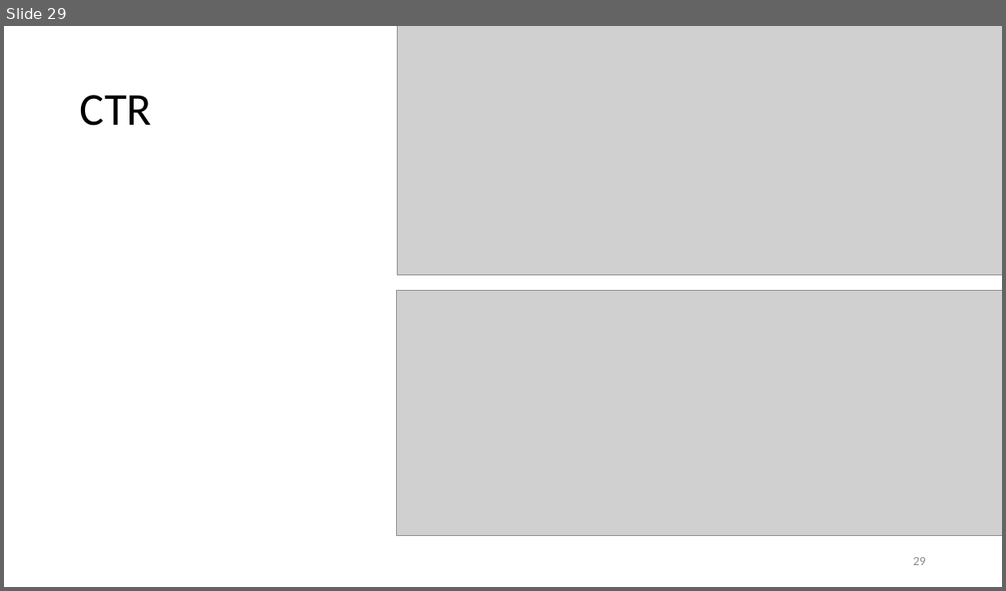
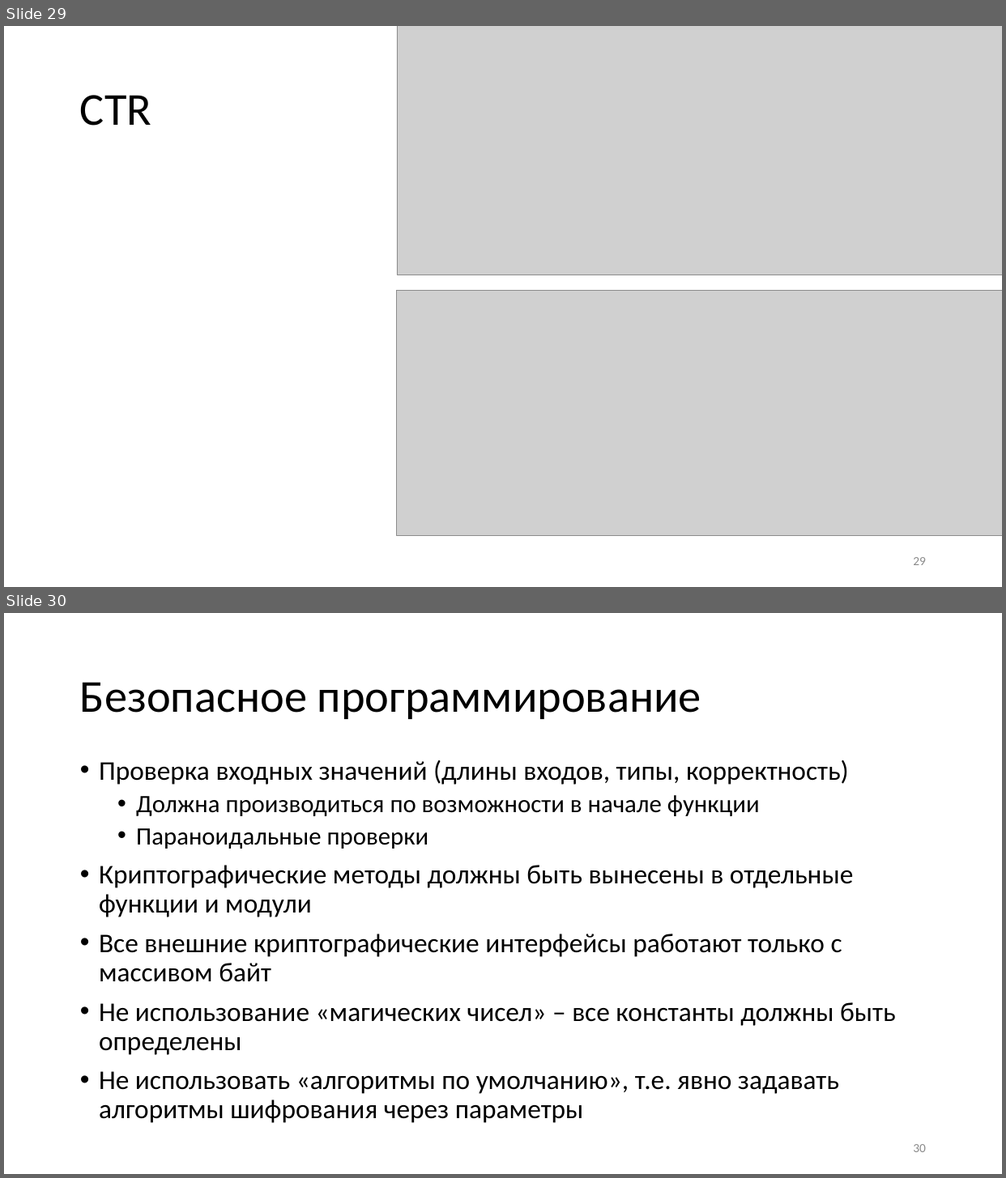
Before and after one commit to GeorgyFirsov-s-forks/CryptoLectures, a slide deck: Lectures/BlockCiphersLite.pptx. Shown one above the other, each under a label of ours: slide 29 before the commit, slides 29 and 30 after it. The pictures are 1006x591 and 1006x1178 pixels, drawn with LibreOffice and Linux fonts; fonts in the diff are those of the drawing; grey boxes stand for pictures. Boxes give left, top, right and bottom in pixels: in the first picture for what was removed or moved away, otherwise in the second. Text is boxed around its words. In the diff, an @@ line names an element or a change of style, - is before the commit and + after.

```diff
--- a/Lectures/BlockCiphersLite.pptx
+++ b/Lectures/BlockCiphersLite.pptx
@@ slide 30 added at (4,613,1002,1174), background #FFFFFF @@
@@ title added at (80,682,701,719), 44 pt, text #000000 @@
+Безопасное программирование
@@ text added at (99,760,896,1123), 26 pt, text #000000 @@
+• Проверка входных значений (длины входов, типы, корректность)
+  • Должна производиться по возможности в начале функции
+  • Параноидальные проверки
+• Криптографические методы должны быть вынесены в отдельные функции и модули
+• Все внешние криптографические интерфейсы работают только с массивом байт
+• Не использование «магических чисел» – все константы должны быть определены
+• Не использовать «алгоритмы по умолчанию», т.е. явно задавать алгоритмы шифрования через параметры
@@ page number added at (913,1144,926,1152), 12 pt, text #8C8C8C @@
+30
```
Also in this commit, not shown: 2 slides changed, 2 other slides added, 1 other file.
